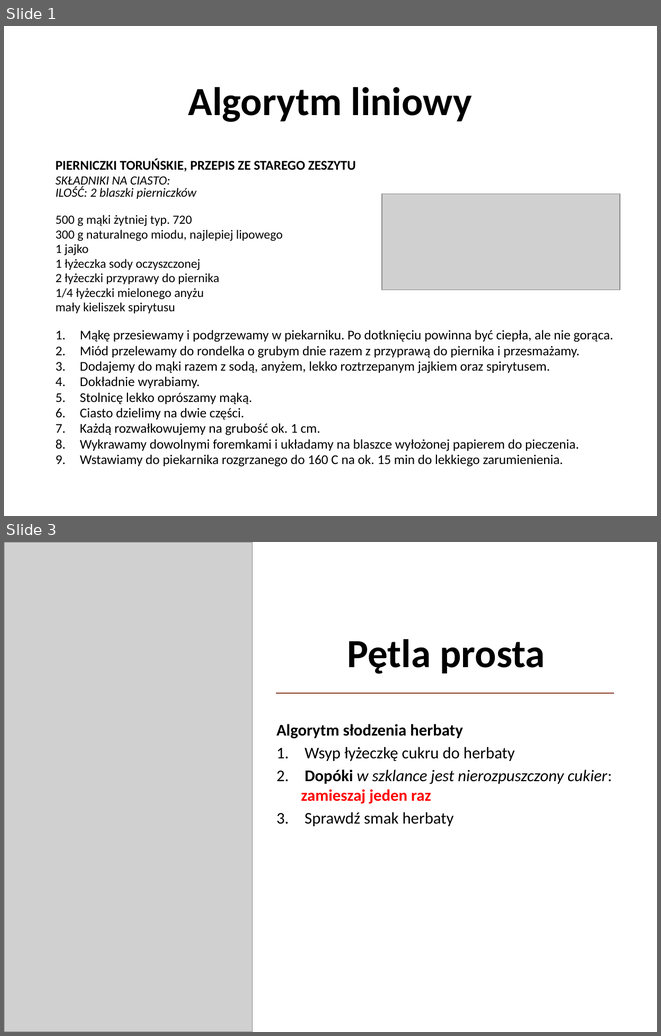
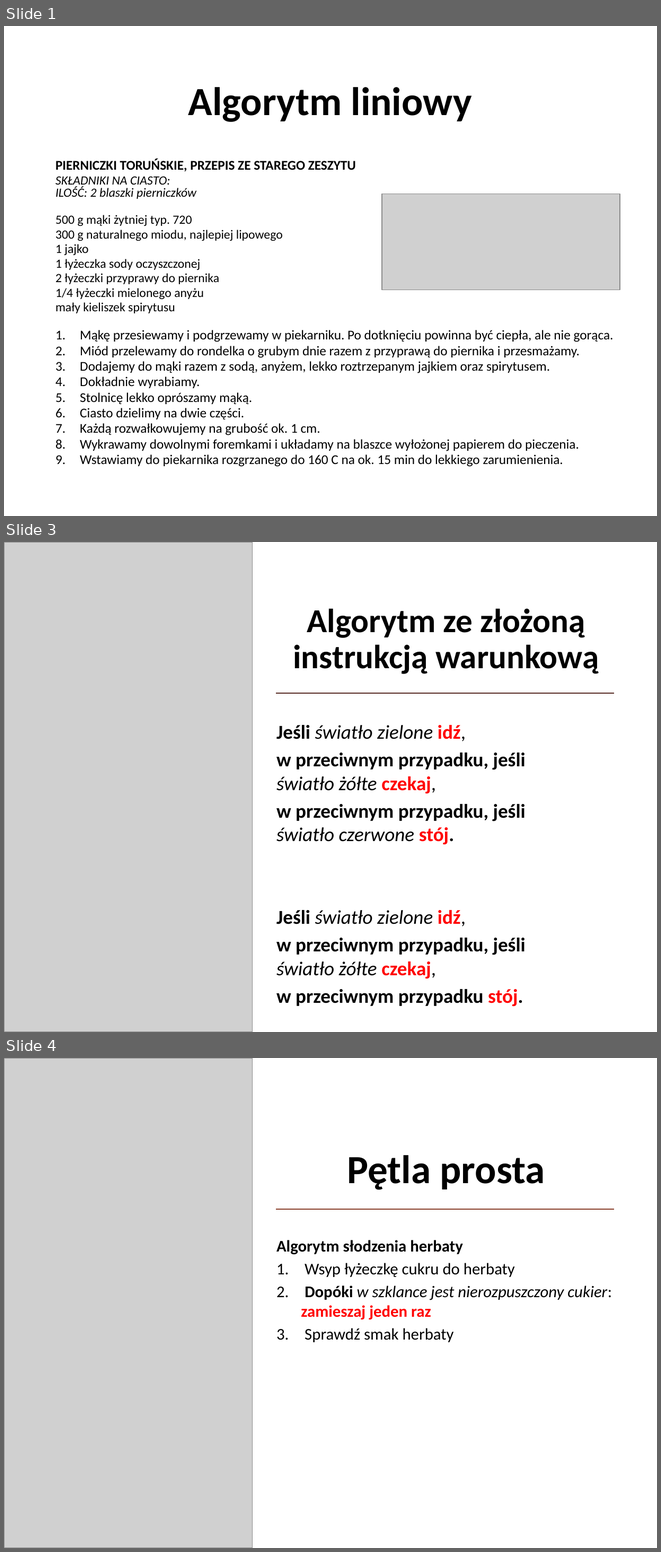
Before and after one commit to blackbat13/CS-HTiEW, a slide deck: Wprowadzenie do algorytmów/I. Wprowadzenie do algorytmów/Algorytmy.pptx. Shown one above the other, each under a label of ours: slides 1 and 3 before the commit, slides 1, 3 and 4 after it; the slides between them are not shown. The pictures are 661x1036 and 661x1552 pixels, drawn with LibreOffice and Linux fonts; fonts in the diff are those of the drawing; grey boxes stand for pictures. Boxes give left, top, right and bottom in pixels: in the first picture for what was removed or moved away, otherwise in the second. Text is boxed around its words. In the diff, an @@ line names an element or a change of style, - is before the commit and + after.

Commit message:
Rozbito przykład z instrukcją warunkową na dwie części

```diff
--- a/Wprowadzenie do algorytmów/I. Wprowadzenie do algorytmów/Algorytmy.pptx
+++ b/Wprowadzenie do algorytmów/I. Wprowadzenie do algorytmów/Algorytmy.pptx
@@ slide 3 added at (4,542,657,1032), background #FFFFFF @@
@@ picture added at (4,542,252,1032) @@
@@ title added at (293,608,599,674), 36.9 pt, text #000000, bold @@
+Algorytm ze złożoną instrukcją warunkową
@@ line added from (276, 693) to (614, 693), #582C25 0.75 pt @@
@@ text added at (276,725,526,1006), 21.7 pt, text #000000, bold @@
+Jeśli światło zielone idź,
+w przeciwnym przypadku, jeśli
+światło żółte czekaj,
+w przeciwnym przypadku, jeśli
+światło czerwone stój.
+Jeśli światło zielone idź,
+w przeciwnym przypadku, jeśli
+światło żółte czekaj,
+w przeciwnym przypadku stój.
@@ what was slide 3 is now slide 4 @@
```
Also in this commit, not shown: 2 slides changed.
